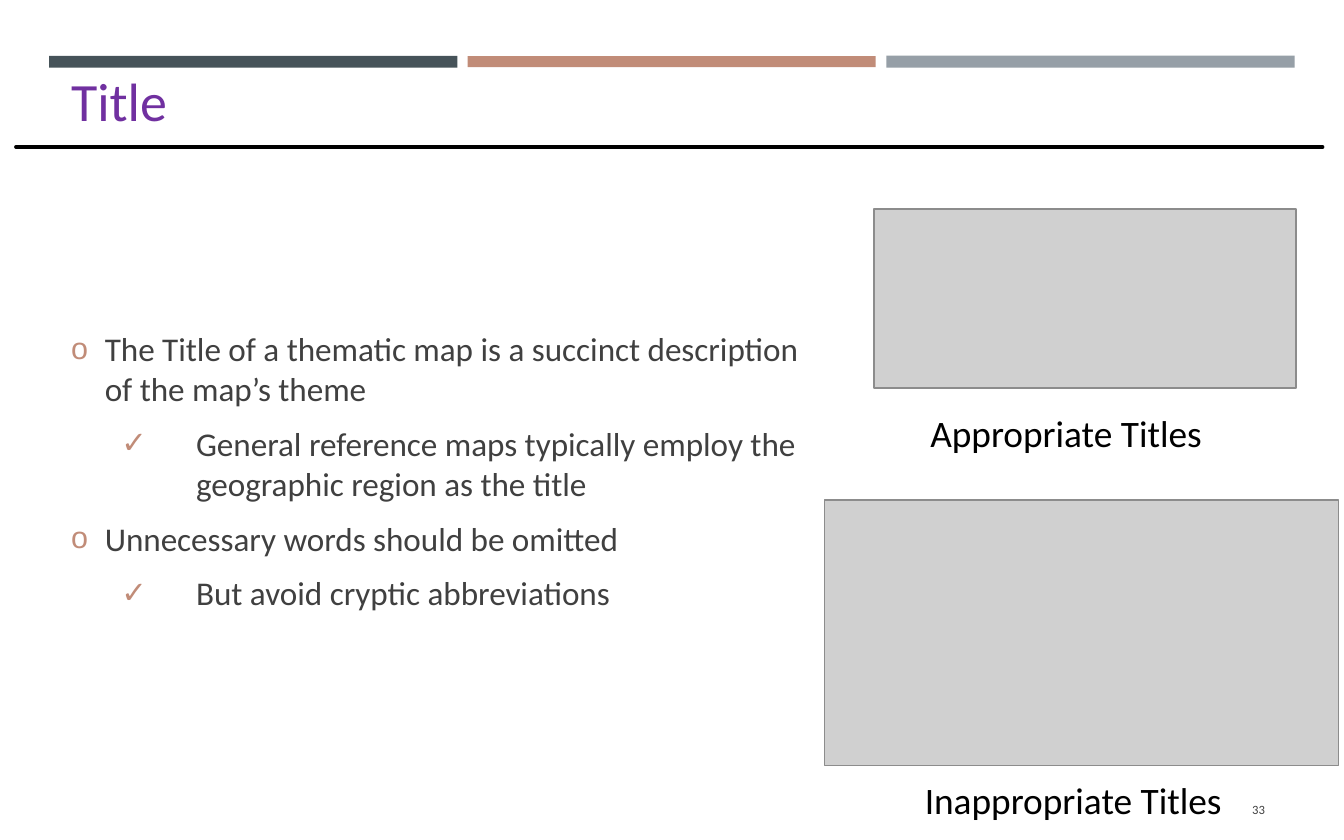
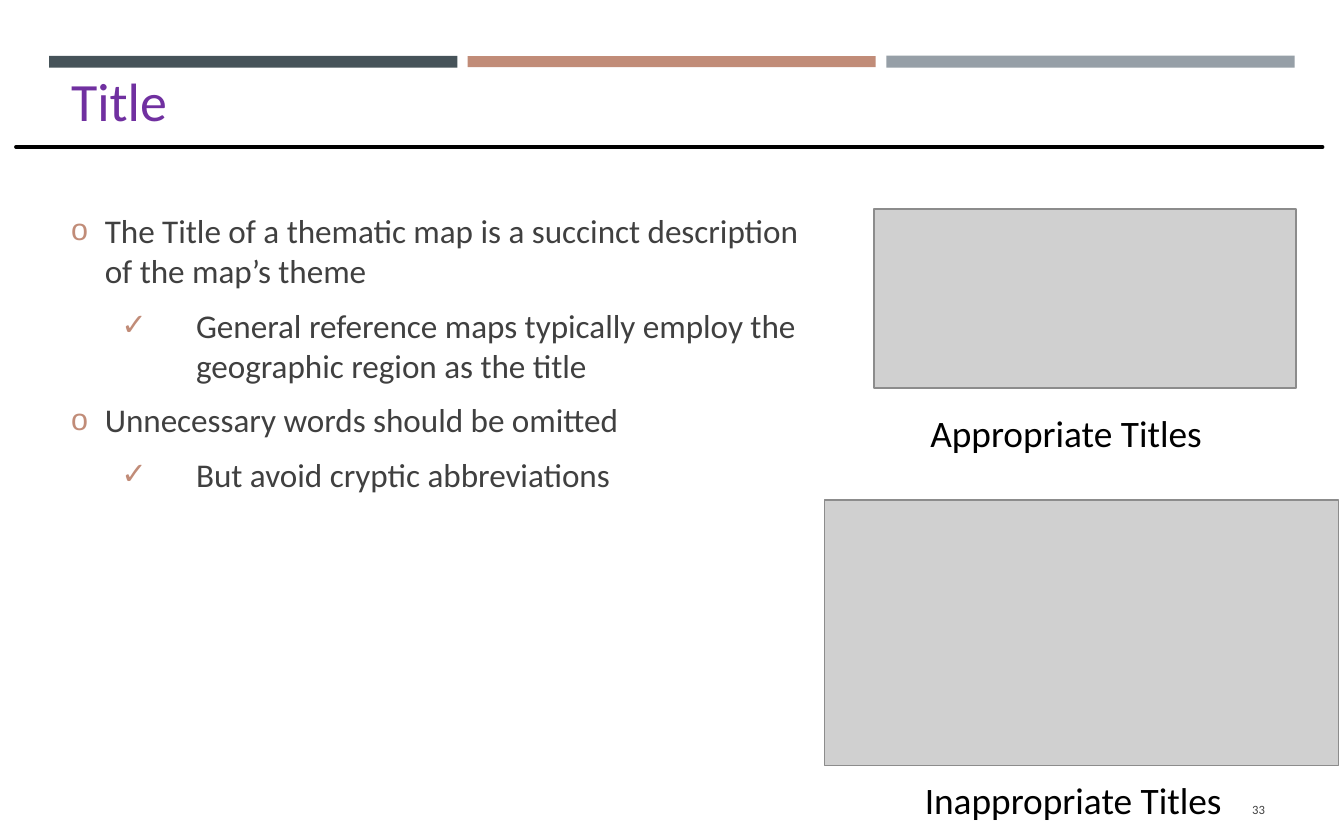
Before and after one commit to gisynw/GIS_I, a slide deck: slide 33 of docs/Lectures/Week07/Lecture07_GEOG2475_Tuesday.pptx. Drawn at 1344x840 pixels with LibreOffice and Linux fonts; fonts in the diff are those of the drawing; grey boxes stand for pictures. Boxes give left, top, right and bottom in pixels: in the first picture for what was removed or moved away, otherwise in the second. Text is boxed around its words. In the diff, an @@ line names an element or a change of style, - is before the commit and + after.

```diff
--- a/docs/Lectures/Week07/Lecture07_GEOG2475_Tuesday.pptx
+++ b/docs/Lectures/Week07/Lecture07_GEOG2475_Tuesday.pptx
@@ text "The Title of a thematic ...": place and size @@
-text "The Title of a thematic ..." at <box>105,338,798,611</box>
+text "The Title of a thematic ..." at <box>105,220,798,493</box>
```
Also in this commit, not shown: 1 slide added, 1 slide removed, 10 other files.
